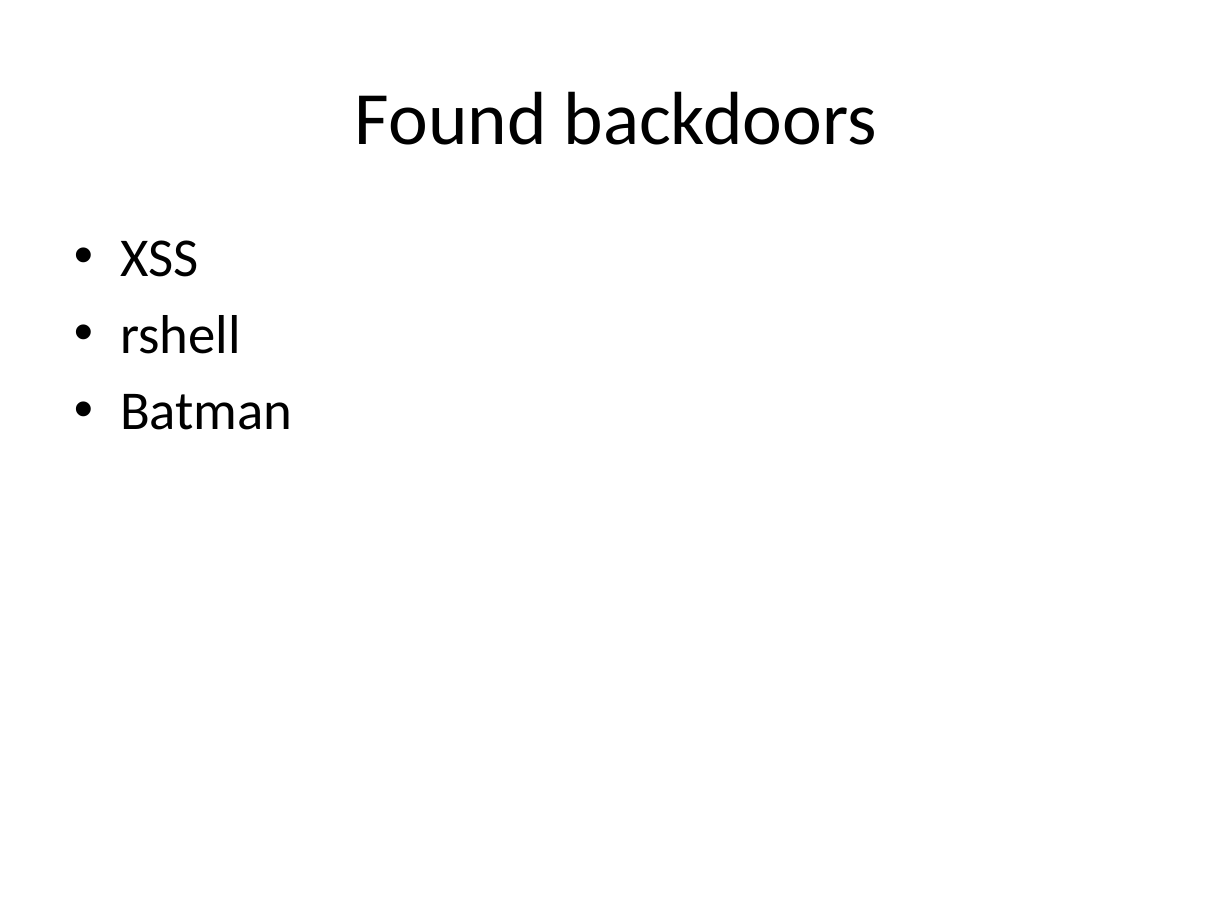
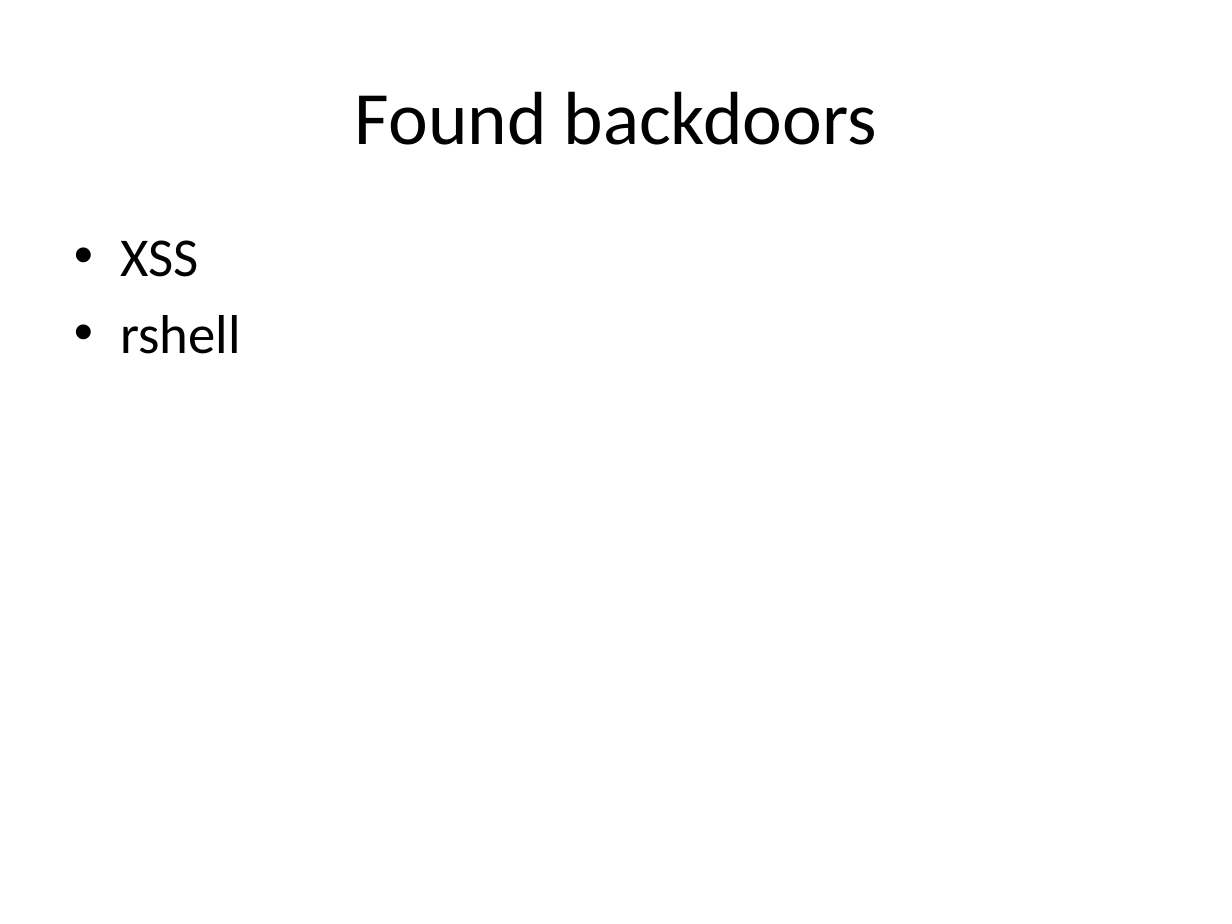
Before and after one commit to KarlKode/AppliedLabProject, a slide deck: slide 13 of presentation/Präsentation1.pptx (slide 11 before the commit). Drawn at 1232x924 pixels with LibreOffice and Linux fonts; fonts in the diff are those of the drawing. Boxes give left, top, right and bottom in pixels: in the first picture for what was removed or moved away, otherwise in the second. Text is boxed around its words. In the diff, an @@ line names an element or a change of style, - is before the commit and + after.

```diff
--- a/presentation/Präsentation1.pptx
+++ b/presentation/Präsentation1.pptx
@@ text at (120,394,293,430): paragraph removed @@
-• Batman
```
Also in this commit, not shown: 2 other slides changed, 9 slides added, 2 other files.
